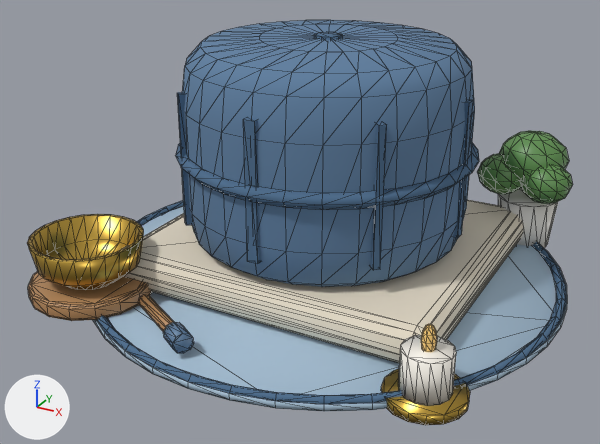
A saved change to the glTF model web/public/assets/models/pack_hotHeaded/coolDownCushion.glb.
Both versions are drawn from a camera (50 mm lens) standing at (0.652, -1.308, 0.734) and looking at (-0.021, -0.084, 0.122). Arrows for +X, +Y and +Z are at lower left; the lights stay in place. The first picture is the older version. Mesh edges are drawn as thin lines. Vertices at exactly the same position are counted once.

Objects in the first picture: 'body', 'zafu'.
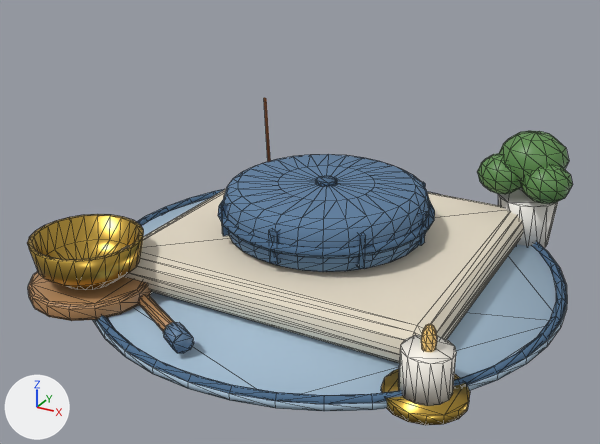
Changed parts and their boxes (x1, y1, x2, y2) in the pictures (600 x 444 px; the box of a moved part takes in the faces that stretch with it):
'zafu', reshaped (28% narrower, 56% shorter): before (176, 20, 479, 287); after (218, 154, 435, 272)
part 1 of me_zafu, moved or reshaped: before (176, 143, 479, 210); after (218, 199, 435, 258)
part 2 of me_zafu, moved or reshaped: before (177, 92, 194, 225); after (221, 203, 229, 236)
part 3 of me_zafu, moved or reshaped: before (243, 118, 261, 264); after (269, 229, 280, 264)
part 4 of me_zafu, moved or reshaped: before (370, 122, 387, 270); after (357, 233, 366, 269)
part 5 of me_zafu, moved or reshaped: before (453, 100, 473, 238); after (417, 211, 427, 246)
part 6 of me_zafu, moved or reshaped: before (314, 32, 343, 40); after (316, 176, 337, 186)
part 7 of me_zafu, moved or reshaped: before (182, 20, 475, 287); after (224, 154, 430, 272)

The change in detail:
me_zafu is used by ob_zafu; location (0.0, -0.02, 0.08).
me_zafu had 394 vertices, 748 faces and spanned x -0.273..0.273, y -0.273..0.273, z 0.0..0.374.
me_zafu now has 394 vertices, 748 faces and spans x -0.203..0.203, y -0.203..0.203, z 0.0..0.108.
me_zafu part 1: the loose piece of 112 vertices spanning x -0.273..0.273, y -0.273..0.273, z 0.156..0.184 is scaled about its middle by (0.745, 0.745, 0.714), then moved by (0.0, 0.0, -0.12).
me_zafu part 2: the loose piece of 8 vertices spanning x -0.192..-0.169, y -0.192..-0.169, z 0.05..0.29 is scaled about its middle by (0.809, 0.809, 0.25), then moved by (0.046, 0.046, -0.12).
me_zafu part 3: the loose piece of 8 vertices spanning x -0.01..0.01, y -0.261..-0.249, z 0.05..0.29 is scaled about its middle by (0.8, 0.833, 0.25), then moved by (0.0, 0.065, -0.12).
me_zafu part 4: the loose piece of 8 vertices spanning x 0.169..0.192, y -0.192..-0.169, z 0.05..0.29 is scaled about its middle by (0.809, 0.809, 0.25), then moved by (-0.046, 0.046, -0.12).
me_zafu part 5: the loose piece of 8 vertices spanning x 0.249..0.261, y -0.01..0.01, z 0.05..0.29 is scaled about its middle by (0.833, 0.8, 0.25), then moved by (-0.065, 0.0, -0.12).
me_zafu part 6: the loose piece of 20 vertices spanning x -0.024..0.024, y -0.025..0.025, z 0.362..0.374 is scaled about its middle by (0.8, 0.8, 0.667), then moved by (0.0, 0.0, -0.264).
me_zafu part 7: 197 of 394 vertices moved; they spanned x -0.258..0.258, y -0.258..0.258, z 0.0..0.37 and now span x -0.192..0.192, y -0.192..0.192, z 0.0..0.102; mean shift (0.0, 0.0, -0.146); largest move (0.117, 0.027, 0.37) -> (0.088, 0.02, 0.102).
Other edits to the shape of me_zafu do not show in these pictures.
